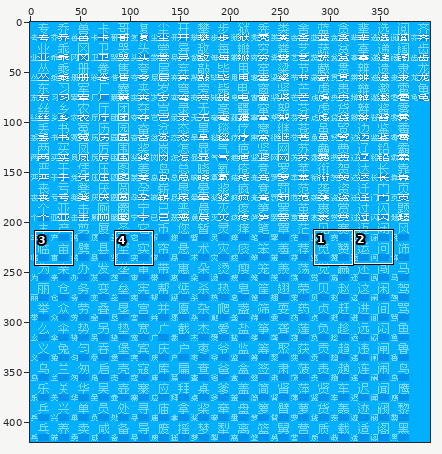
Two versions of one pixel-art file, Data/核心笑传之抄抄表——《现代汉语常用字表》常用字部分.ase. The picture above shows the old version from afar; the outline marks the close-up.
Close-up. Old version:
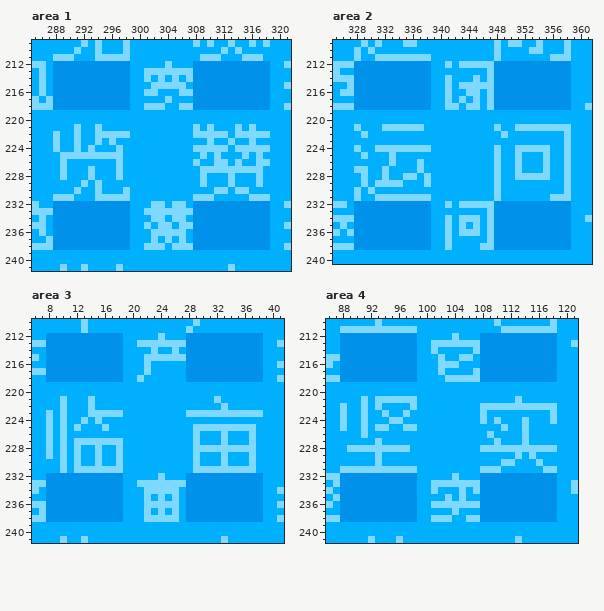
400x420 pixels, 1 frame. Colours within 5 levels of each other are drawn and written as one. Shown: area 1: x 285..321, y 209..241; area 2: x 325..361, y 209..240; area 3: x 6..41, y 210..241; area 4: x 86..121, y 210..241. The commit also changed other parts of the picture, which this record leaves out.
New version:
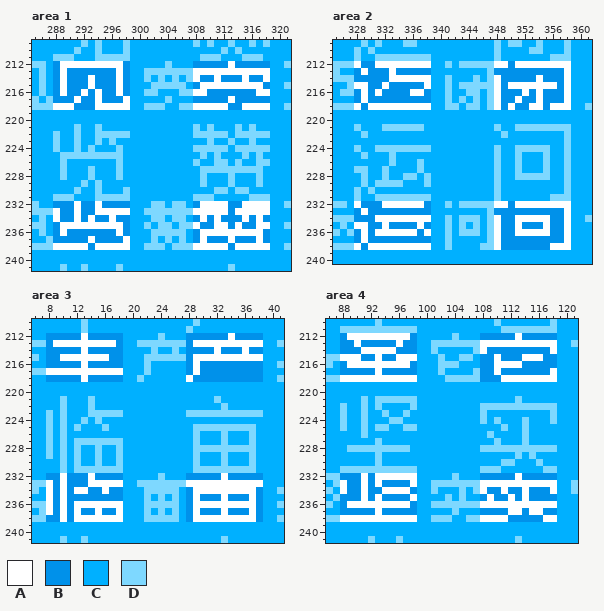
Palette (. is transparent): A #ffffff  B #0091ea  C #00b0ff  D #7ed8ff
Diff:
Changed rows in their new state; - is an unchanged pixel.
Area 1, layer "字形层":
first column x 288:
212 -AAAAAAAAA---------------A-----
213 -A-------A----------AAAAAAAAAAA
214 -A---A---A----------A--A---A--A
215 -A---A---A-----------AAAAAAAAA-
216 -A--A-A--A----------AA-------AA
217 ---A--A---A--------------A-----
218 AAA---AAAAA---------AAAAA--AAAA
first column x 288:
232 ---A--A--------------AAAA--AAAA
233 A--A--AAAAA---------AAAAA-AAAAA
234 A--A-A--A------------A-A---A-A-
235 -AAAAAAAAA----------A--AA-A--AA
236 -A-------A-----------AAAAAAAAA-
237 -----A----A----------A---A---A-
238 AAAAA-AAAAA---------AAAAA-AAAAA
Area 2, layer "字形层":
first column x 328:
212 A--AAAAAAAA---------AA-AAAAAAAA
213 -A---A------------------------A
214 -----AAAAAA---------A-----A---A
215 AA--A-----A---------A-AAAAAAA-A
216 -A-A----AA----------A---A-A---A
217 -A------------------A--A--A---A
218 A-AAAAAAAAA---------A-A--AA-AAA
first column x 328:
232 A---AAAAAA----------AA-AAAAAAAA
233 -A----------------------------A
234 ---AAAAAAAA---------A--AAAAA--A
235 AA--A----A----------A--A---A--A
236 -A-AAAAAA-A---------A--AAAAA--A
237 -A------------------A---------A
238 A-AAAAAAAAA---------A-------AAA
Area 3, layer "字形层":
first column x 8:
212 -----A--------------------A----
213 -AAAAAAAAA-----------AAAAAAAAAA
214 -----A------------------A---A--
215 --AAAAAAA------------AAAAAAAAAA
216 -----A---------------A---------
217 AAAAAAAAAAA----------A---------
218 -----A--------------A----------
first column x 8:
232 --A---A------------------A-----
233 A-A---AAAAA---------AAAAAAAAAAA
234 A-A-AA--A------------AAAAAAAAA-
235 A-A------------------A---A---A-
236 A-A-AAAAAAA----------AAAAAAAAA-
237 A-A-A--A--A----------A---A---A-
238 --A-AAAAAAA----------AAAAAAAAA-
Area 4, layer "字形层":
first column x 88:
212 -AAAAAAAAA---------------A-----
213 --A-----A-----------AAAAAAAAAAA
214 ---AAAAA------------A---------A
215 AAA--A--AAA-----------A---AAA--
216 -AAAAAAAAA------------AAAA-----
217 -----A----------------A-------A
218 AAAAAAAAAAA------------AAAAAAAA
first column x 88:
232 ---A-AAAAAA--------------A-----
233 A--A-A----A---------AAAAAAAAAAA
234 A--A--AAAA----------A--A--A---A
235 ---A-A----A----------A--A-A----
236 -AAAAAAAAA----------AAAAAAAAAAA
237 -----A------------------AA-AA--
238 AAAAAAAAAAA---------AAAA-----AA
